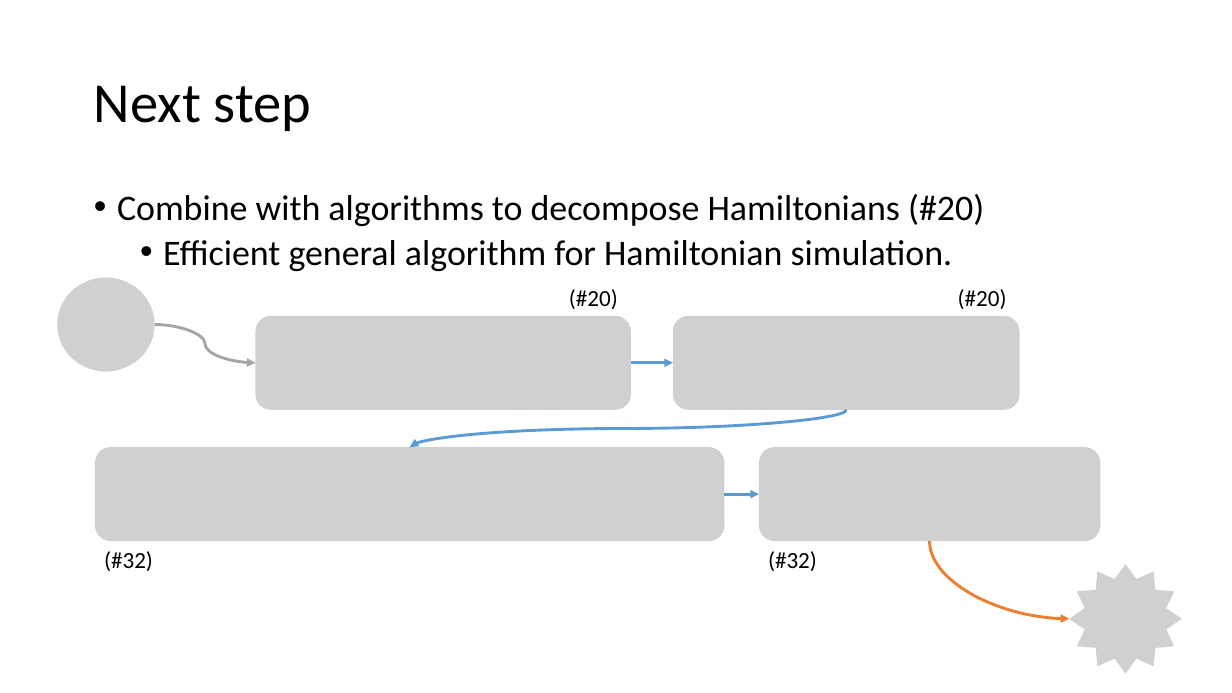
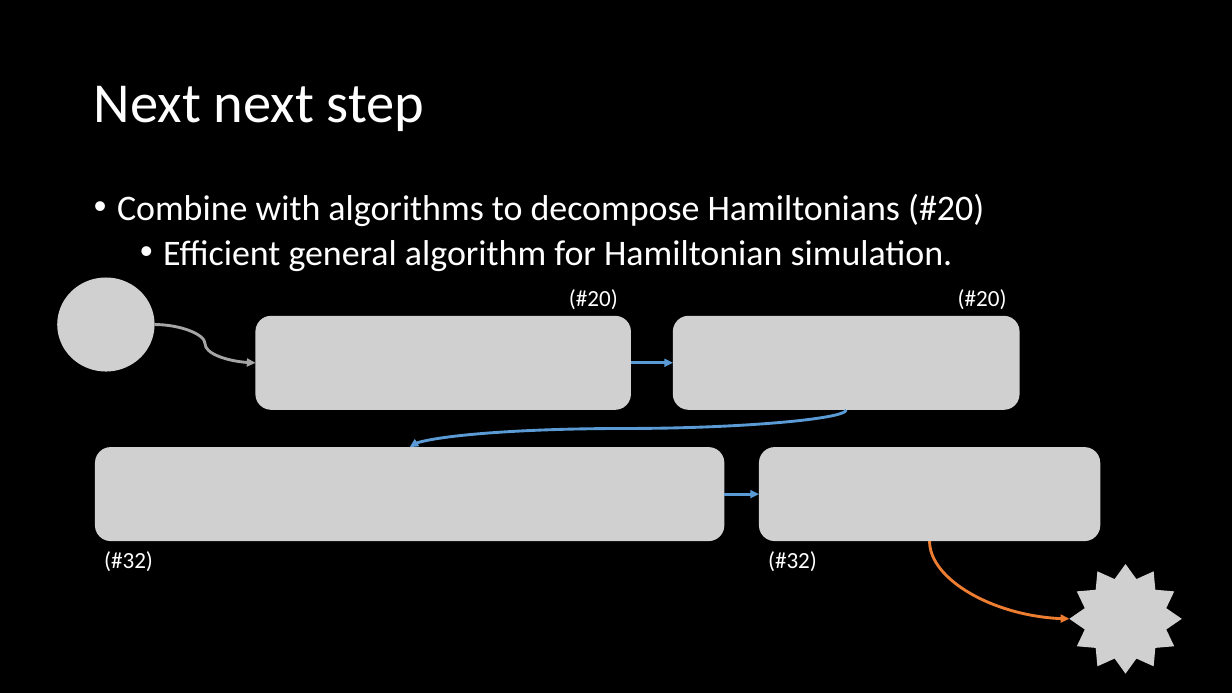
Before and after one commit to hoshitaro/32-Improved-Hamiltonian-Simulation, a slide deck: slide 6 of hackhackhack.pptx (slide 5 before the commit). Drawn at 1232x693 pixels with LibreOffice and Linux fonts; fonts in the diff are those of the drawing; grey boxes stand for pictures. Boxes give left, top, right and bottom in pixels: in the first picture for what was removed or moved away, otherwise in the second. Text is boxed around its words. In the diff, an @@ line names an element or a change of style, - is before the commit and + after.

```diff
--- a/hackhackhack.pptx
+++ b/hackhackhack.pptx
@@ background #FFFFFF to #000000 @@
@@ title at (x1=94, y1=85, x2=425, y2=131): text changed; text colour #000000 to #FFFFFF @@
-Next step
+Next next step
@@ text colour #000000 to #FFFFFF in 5 elements at (x1=117, y1=194, x2=984, y2=271), (x1=958, y1=289, x2=1007, y2=309), (x1=104, y1=551, x2=153, y2=571), (x1=569, y1=289, x2=618, y2=309), (x1=768, y1=551, x2=817, y2=571) @@
```
Also in this commit, not shown: 13 other slides changed, 1 slide added.
